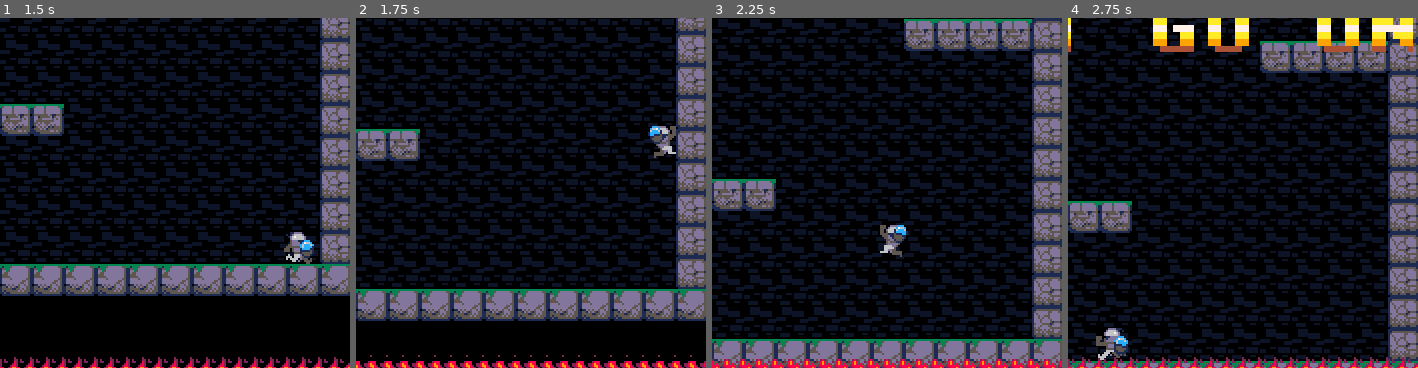
Above: before the commit, frames 1-4 (left to right).
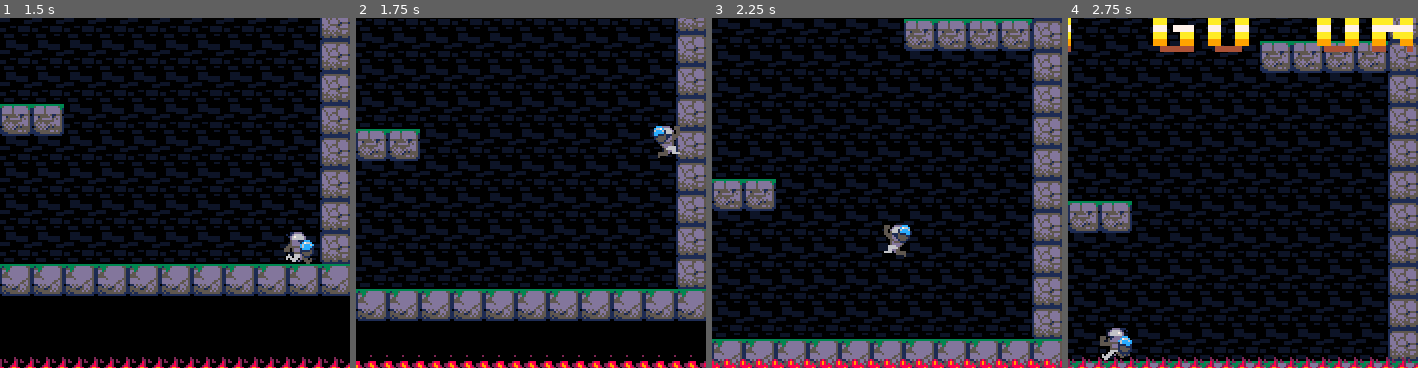
Above: after the commit, the same moments.

Repository: toadkarter/ToyBoxJam2023
Game: Godot game, scene res://Scenes/Game/Main/main.tscn
Two runs of this game, one before a commit and one after it. Both use one fixed random seed, a clock stepped at 60 frames per second and the inputs below.
Inputs:
- Up to frame 1 (1.5 s): hold Right (move_right) from 0.53 s (still down); tap Space (jump) at 0.77 s
- Up to frame 2 (1.75 s): keep holding Right (move_right); tap Space (jump) at 1.52 s
- Up to frame 3 (2.25 s): release Right (move_right) at 2.03 s; hold Left (move_left) from 2.03 s (still down)
- Up to frame 4 (2.75 s): keep holding Left (move_left)
The pictures show only the part of the screen within x 50-100%, y 48-98%; the shares and areas given below are measured in that part.

Frame 1 is identical in both runs. In frame 2, 0.4% of the frame differs, in the area x 83-93%, y 30-40%; in frame 3, 0.4%; in frame 4, 0.5%, in the area x 8-19%, y 88-98%.

Commit message:
Tweaking player collider to avoid getting stuck in narrow spaces

Diff:
--- a/Scenes/Player/player.tscn
+++ b/Scenes/Player/player.tscn
@@ -76,7 +76,7 @@
 }]
 
 [sub_resource type="CapsuleShape2D" id="CapsuleShape2D_g50ed"]
-radius = 8.0
+radius = 6.0
 height = 16.0
 
 [node name="CharacterBody2D" type="CharacterBody2D" groups=["Player"]]
